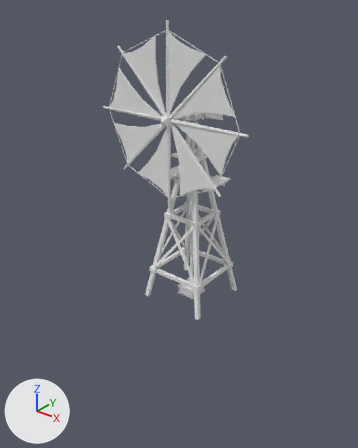
Renders of the glTF model models/ground/windmill.glb from each side of a commit.
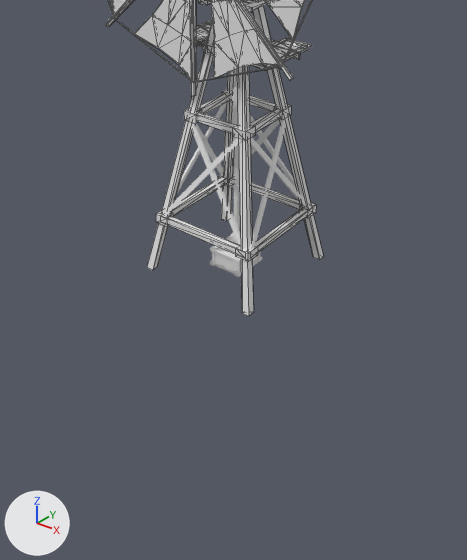
Each version appears first whole from a 50 mm camera at (23.4, -31.1, 25.9) aimed at (-1.0, -0.6, 7.0), and next in a close-up on the part from 19% to 87% of the width and 35% to 100% of the height. The lights are fixed; the arrows at lower left show +X, +Y and +Z. The close-ups show mesh edges as thin lines. Objects named as collision shapes, trigger or cutter boxes, shadow casters or lower levels of detail are left out. Where no turn or scale is listed for an object, it has been applied to the vertices. Vertices at the same position are counted once.

Objects in the first close-up: 'blades', 'centralPipe', 'crosses', 'horizBeams', 'joints', 'legs', 'platforms', 'pumpBox'.
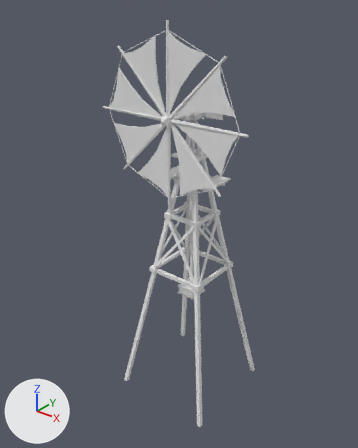
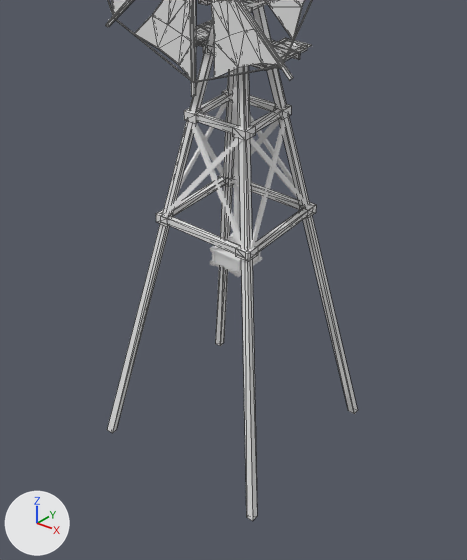
What differs and where, as boxes [x1, y1, x2, y2] in the close-ups (467 x 560 px; the box of a moved part takes in the faces that stretch with it):
'legs', reshaped (42% wider, 66% taller): before [147, 6, 324, 316]; after [107, 6, 358, 521]
part 1 of me_legs, moved or reshaped: before [253, 6, 324, 260]; after [253, 6, 358, 414]
part 2 of me_legs, moved or reshaped: before [221, 69, 235, 221]; after [215, 69, 235, 346]
part 3 of me_legs, moved or reshaped: before [147, 22, 214, 270]; after [107, 23, 214, 433]
part 4 of me_legs, moved or reshaped: before [237, 66, 254, 316]; after [237, 66, 257, 521]

Patch to the scene script:
```diff
--- a/models/ground/windmill.glb.py
+++ b/models/ground/windmill.glb.py
@@ me_legs @@
 me_legs.from_pydata(...)  # 32 vertices, 40 faces; spans x -3.07..3.07, y -3.07..3.07, z 0.0..13.25
 # used by ob_legs; location = (0.0, 0.0, 0.0)
 # before: 2 (2.7, 3.05, 0.0), 3 (3.07, 3.05, 0.0) at pixel (323, 256), 4 (3.07, 2.7, 0.0) at pixel (319, 259), 6 (2.7, 2.7, 0.0) at pixel (313, 257)
 # before: 10 (-3.05, 2.7, 0.0) at pixel (221, 219), 11 (-3.05, 3.07, 0.0), 12 (-2.7, 3.07, 0.0), 14 (-2.7, 2.7, 0.0) at pixel (226, 221)
 # before: 18 (-2.7, -3.05, 0.0) at pixel (152, 270), 19 (-3.07, -3.05, 0.0) at pixel (146, 267), 20 (-3.07, -2.7, 0.0), 22 (-2.7, -2.7, 0.0) at pixel (157, 266)
 # before: 26 (3.05, -2.7, 0.0) at pixel (253, 312), 27 (3.05, -3.07, 0.0) at pixel (248, 316), 28 (2.7, -3.07, 0.0) at pixel (242, 313), 30 (2.7, -2.7, 0.0)
+# me_legs part 1
+for i in [2, 3, 4, 6]: me_legs.vertices[i].co += Vector((1.69, 1.7, -10.0))
+# me_legs part 2
+for i in [10, 11, 12, 14]: me_legs.vertices[i].co += Vector((-1.7, 1.69, -10.0))
+# me_legs part 3
+for i in [18, 19, 20, 22]: me_legs.vertices[i].co += Vector((-1.69, -1.7, -10.0))
+# me_legs part 4
+for i in [26, 27, 28, 30]: me_legs.vertices[i].co += Vector((1.7, -1.69, -10.0))
 me_legs.materials.append(mat_minitown_mtl)
```
